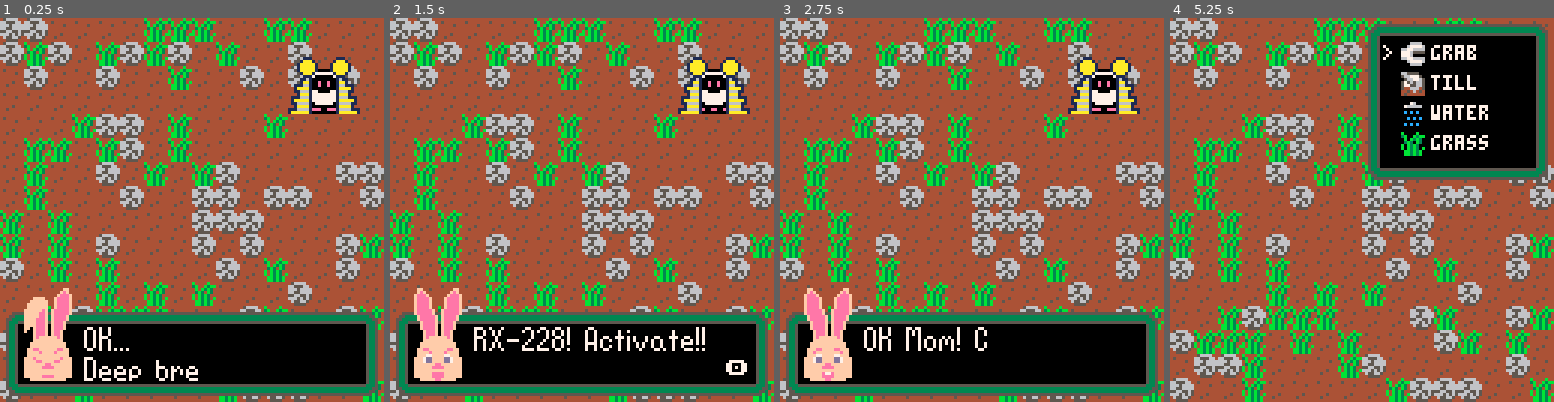
Above: before the commit, frames 1-4 (left to right).
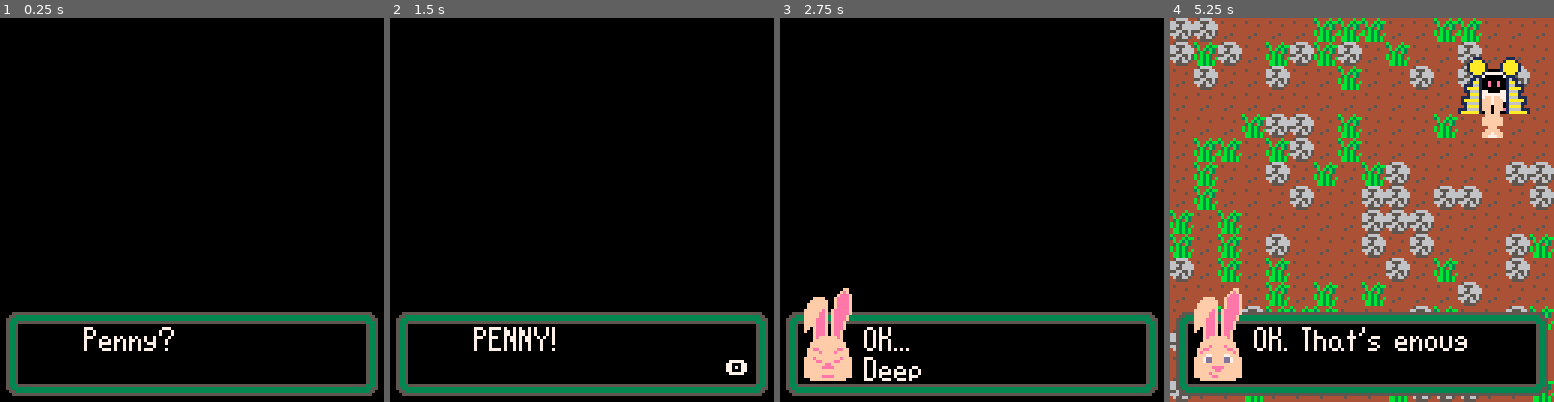
Above: after the commit, the same moments.

Repository: DeCarabas/pico_carts
Game: PICO-8 cartridge robo.p8
Two runs of this game, one before a commit and one after it. Both use one fixed random seed, a clock stepped at 60 frames per second and the inputs below.
Inputs:
- Up to frame 1 (0.25 s): no input
- Up to frame 2 (1.5 s): tap X (X key) at 0.33, 1.07 s; tap O (Z key) at 0.7 s
- Up to frame 3 (2.75 s): hold Right 1.6-2.1 s; tap O (Z key) at 1.7, 2.1, 2.5 s; tap X (X key) at 1.85 s; hold Up 2.15-2.42 s; hold Right from 2.47 s (still down)
- Up to frame 4 (5.25 s): tap O (Z key) every 0.4 s from 2.9 to 4.9 s; tap X (X key) at 2.97, 4.08, 5.2 s; release Right at 3.03 s; hold Left 3.08-3.58 s; hold Down 3.63-3.97 s; hold Right 4.02-4.68 s; hold Up 4.73-5.03 s; hold Left from 5.08 s (still down)

The runs differ from the first frame. In frame 1, 81% of the frame differs, in the area x 0-100%, y 0-100%; in frame 2, 82%; in frame 3, 79%; in frame 4, 39%.

Commit message:
[robo] Finished up intro script

Diff:
--- a/robo.p8
+++ b/robo.p8
@@ -62,6 +62,8 @@
 -- [ ] lightning & fires
 --
 -- todo: zelda rock sprites
+-- todo: walk change dir first
+-- todo: energy fn
 -- player state
 function init_player()
  px=base_x py=base_y d=2
@@ -152,29 +154,22 @@
  init_player()
  init_weather()
  init_water()
+ init_penny()
 
  -- init the item sprite layer
  place_rand(320,147) --grass
  place_rand(320,65)  --rock
 
- do_script({
-  {text="^o^k...\n^deep breath...",
-   top=192,bot=228},
-  {text="^r^x-228! ^activate!!",
-   top=194,bot=230},
-  {text="^it...it works!",
-   top=194,bot=226},
-  {text="^hey ^penny! ^dinner!"},
-  {text="^o^k ^mom! ^coming!",
-   top=194,bot=226},
-  {text="^o^k. ^that's enough\nfor today.",
-   top=192,bot=224},
-  {text="^you sit tight. ^i'll be\nback soon.",
-   top=192,bot=224},
- },
- function()
-  update_fn=update_walk
- end)
+ penny_show(
+  base_x*8+4,
+  base_y*8+16,
+  0)
+ do_script(
+  cs_intro,
+  function()
+   penny_run(1)
+   update_fn=update_walk
+  end)
 end
 
 function open_item_menu()
@@ -362,6 +357,7 @@
  update_plants()
  update_animation()
  update_weather()
+ update_penny()
 
  if animation==nil then
   update_fn()
@@ -565,9 +561,7 @@
  pal()
 end
 
-function _draw()
-	--cls(0)
-
+function draw_game()
  if (hour>=18 and hour<20) or
     (hour>=4 and hour<6) then
   dark(1)
@@ -579,8 +573,10 @@
 	if py<=base_y then
   draw_player()
   draw_base()
+  draw_penny()
  else
   draw_base()
+  draw_penny()
   draw_player()
  end
  --rectfill(sc.x-4,sc.y-4,sc.x+4,sc.y+4,7)
@@ -599,6 +595,15 @@
   draw_meters()
  elseif (energy_level/max_energy)<0.25 then
   draw_meters()
+ end
+end
+
+blank_screen=false
+
+function _draw()
+	--cls(0)
+	if not blank_screen then
+  draw_game()
  end
  draw_text()
 end
@@ -843,22 +848,69 @@
 end
 
 -->8
--- text
+-- cutscene stuff
+
+-- portraits
+py_think={top=192,bot=228}
+py_shout={top=194,bot=230}
+py_shock={top=194,bot=226}
+py_frend={top=192,bot=224}
+
+-- cutscenes.
+cs_intro={
+ {pre=function()
+   cls(0)
+   blank_screen=true
+  end,
+  "^penny?",
+  "^p^e^n^n^y!",
+  "...",
+  "^where is that girl?"},
+ {p=py_think,
+  "^o^k...\n^deep breath..."},
+ {p=py_shout,
+  "^r^x-228! ^activate!!!"},
+ {pre=function()
+   blank_screen=false
+  end,
+  p=py_shock,
+  "^it... it works?",
+  "^it works!"},
+ {"^p^e^n^n^y? ^w^h^e^r^e ^a^r^e\n^y^o^u??"},
+ {p=py_shout,
+  "^c^o^m^i^n^g ^m^o^m!"},
+ {p=py_frend,
+  "^o^k. ^that's enough\nfor today.",
+  "^you sit tight.",
+  "^i'll be back soon to\nfinish up."}
+}
+
 function do_script(script,next_fn)
  local _step
- _step=function(i)
-  if i>#script then
+ _step=function(i_stage,i_line)
+  if i_stage>#script then
    next_fn()
   else
-   local step=script[i]
+   local stage=script[i_stage]
+
+   if i_line==1 and stage.pre then
+    stage.pre()
+   end
+
+   local p=stage.p or {}
    show_text(
-    step.text,
-    step.top,
-    step.bot,
-    function() _step(i+1) end)
-  end
- end
- _step(1)
+    stage[i_line],
+    p.top, p.bot,
+    function()
+     if i_line==#stage then
+      _step(i_stage+1,1)
+     else
+      _step(i_stage,i_line+1)
+     end
+    end)
+  end
+ end
+ _step(1,1)
 end
 
 function show_text(t,top,bot,next_fn)
@@ -906,6 +958,66 @@
  if text_sprite_top~=nil then
   spr(text_sprite_top,8,114-24,2,2)
   spr(text_sprite_bot,8,114-8,2,2)
+ end
+end
+
+function init_penny()
+ penny_x=nil penny_y=nil
+ penny_tx=0 penny_ty=0
+ penny_t=0 penny_speed=0.08
+ penny_frame=0
+ penny_atime=0
+
+ penning_running=false
+ penny_d=0 -- -1,1,0,2
+end
+
+function penny_show(x,y,d)
+ penny_x=x penny_y=y penny_d=d
+ penny_running=false
+end
+
+function penny_run(d)
+ penny_d=d penny_t=0
+ penny_running=true
+end
+
+function update_penny()
+ if penny_running then
+  penny_t+=penny_speed
+  penny_x+=(sin(penny_t)+1)*penny_d
+
+  penny_atime+=penny_speed
+  while penny_atime>=1 do
+   penny_atime-=1
+  end
+
+  -- 2 frames, 2 wide
+  penny_frame=flr(penny_atime*2)*2
+
+  if penny_x<-16 or penny_x>127 then
+   penny_x=nil
+   penny_running=false
+  end
+ end
+end
+
+function draw_penny()
+ if penny_x~=nil then
+  local base,w,f=74,1,false
+  if penny_d==1 then
+   base=76 w=2
+  elseif penny_d==-1 then
+   base=76 w=2 f=true
+  elseif penny_d==2 then
+   base=75
+  end
+  spr(
+   base+penny_frame,
+   penny_x-4,
+   penny_y-16,
+   w,2,
+   f)
  end
 end
 -->8
@@ -1128,7 +1240,7 @@
 
 
 __gff__
-0800000000000000000000000000000000000000000000000000000000000000000000000000000000000000000000000000000000000000000000000000000008071828380000000000000000000000030303030000000000000000000000000303030300000000000000000000000003030003000000000000000000000000
+0800000000000000000000000000000000000000000000000000000000000000000000000000000000000000000000000000000000000000000000000000000008071828380000000000000000000000000000030000000000000000000000000000000300000000000000000000000000000003000000000000000000000000
 000000000000000000000000000000000a0a0a0a0000000000000000000000000a0a0a0a0000000000000000000000000000000000000000000000000000000000000000000000000000000000000000000000000000000000000000000000000000000000000000000000000000000000000000000000000000000000000000
 __map__
 4040404040404040404040404040404000000000000000000000000000000000000000000000000000000000000000000000000000000000000000000000000000000000000000000000000000000000000000000000000000000000000000000000000000000000000000000000000000000000000000000000000000000000
Not shown, changed: 30 lines of the sprite sheet (__gfx__) section of robo.p8
